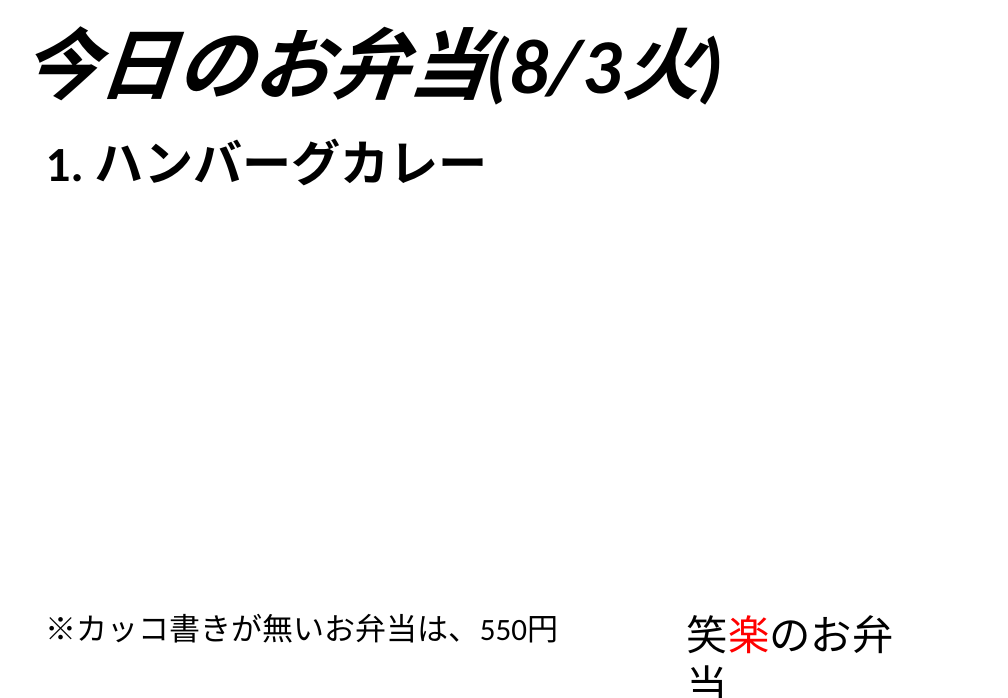
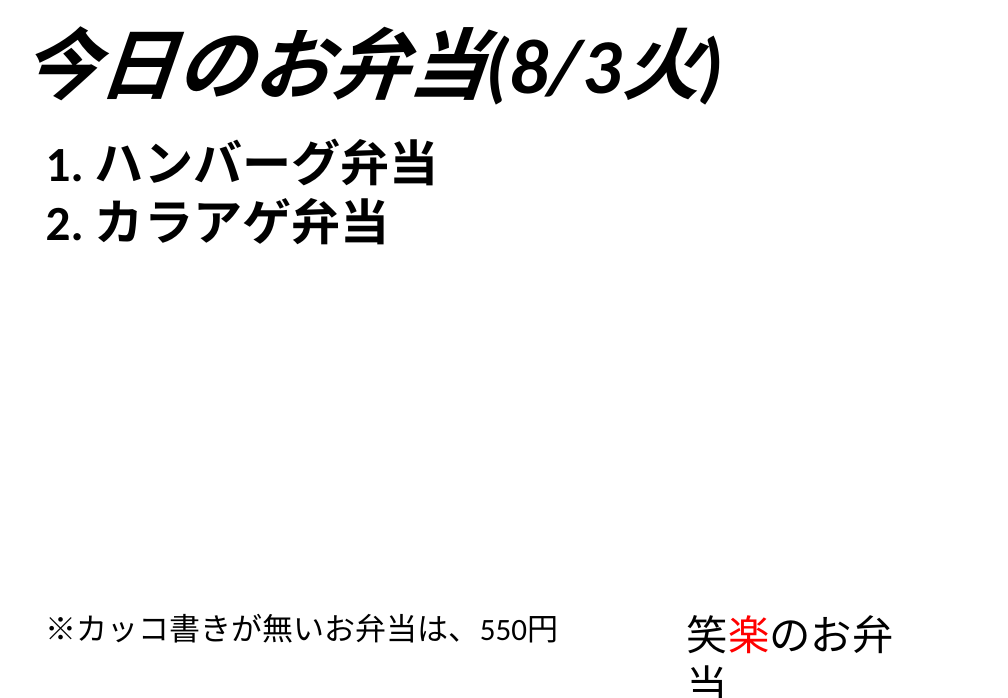
Before and after one commit to himaji/pptx_auto_gen, a slide deck: slide 1 of todays_menu.pptx. Drawn at 1008x698 pixels with LibreOffice and Linux fonts; fonts in the diff are those of the drawing. Boxes give left, top, right and bottom in pixels: in the first picture for what was removed or moved away, otherwise in the second. Text is boxed around its words. In the diff, an @@ line names an element or a change of style, - is before the commit and + after.

```diff
--- a/todays_menu.pptx
+++ b/todays_menu.pptx
@@ text at box(46, 138, 439, 245): text changed @@
-1. ハンバーグカレー
+1. ハンバーグ弁当
+2. カラアゲ弁当
```
Also in this commit, not shown: 2 other files.
